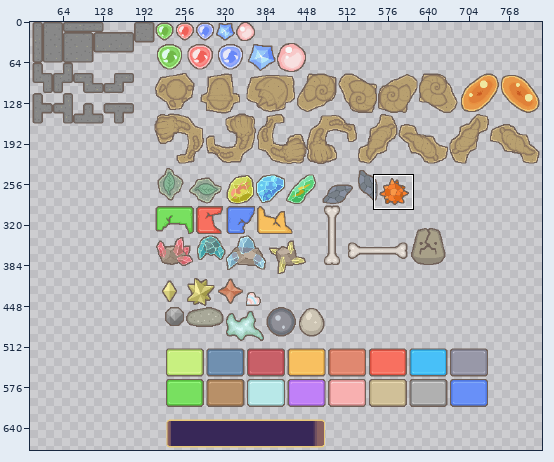
Sprite sheet, stored at src/assets/object_sheet.png. Above: a wide view before the commit, with the close-up outlined.
Close-up. Old version:
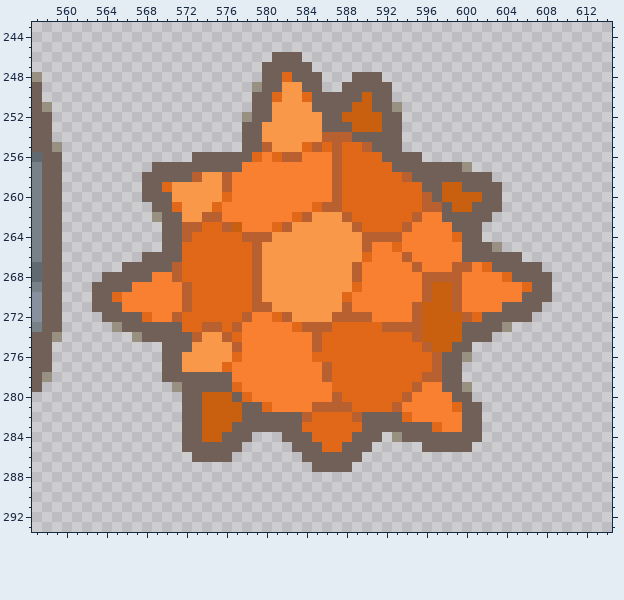
The file is 1024x1024 pixels. Colours within 5 levels of each other are drawn and written as one. Shown: x 557..614, y 243..293. The wide view leaves out empty margins.
After:
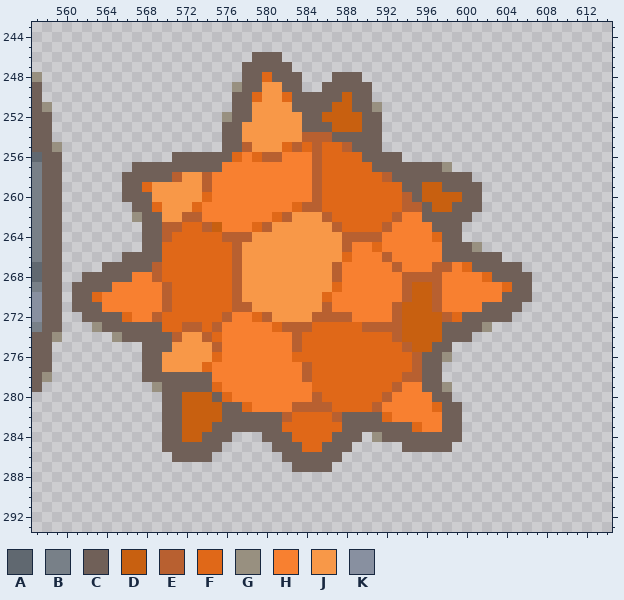
Palette (. is transparent): A #606870  B #788088  C #706058  D #c86010  E #b86030  F #e06818  G #989080  H #f88030  J #f89848  K #8890a0
From old to new:
Changed rows in their new state; - is an unchanged pixel.
first column x 561:
246 ------------------CC-..-------------------------
247 -----------------CC---..------------------------
248 -----------------CCF-C-..-CC-..-----------------
249 ----------------GCCJJCC..CC---..----------------
250 ----------------CCFJJFCC---D-C..----------------
251 ----------------CCJJ--CC--DDCCG..---------------
252 ---------------GCCJJ---CCDD--CC..---------------
253 ---------------CCJJ----CC-DD-CC..---------------
254 ---------------CCJJ----EE-CC---..---------------
255 ---------------CCEJJ-FE---FECC-..---------------
256 ----------CC----FH-EEHH-EFF--CC--..-------------
257 ------CC-------HH-------EFF---CC-----G..--------
258 -----CC---EJJEHH--------EFF----ECC------..------
259 -----CCFJJ---EHH--------EFF------CCDDCC--..-----
260 -----CC-JJ---FHH--------EFF------ECDD--CC..-----
261 ------CCFJJ-FHH-------FEEFF------EECDDCC-..-----
262 ------GCCJJEEHH-----FEJJ-EFF----EHHCC---..------
263 -------CCEEFFEDHH-FEJJ----EFF--EHH--CC-..-------
264 -------CCEFF---EE-JJ-------EE--HH---FCC..-------
265 -------CCFF-----EJJ--------EHHF-H----CC-G..-----
266 -----CC--FF-----EJJ--------FHH-E-H---CC----..---
267 ---CC---EFF-----EJJ-------EHH---E-H-EEHFCC---..-
268 -CC---HHEFF-----EJJ-------EHH----EE--HH--FCC--..
269 CC--HH---EFF----EJJ-------FHH----EDDEHH----FCC..
270 CCFHH----EFF----EJJ------FHH-----EDDEHH----CC-..
271 CC-HH----EFF----EEJJ-----EHH----EDD-EHH--CC--..-
272 -CC--FHHEFF----EHHFEJJ--EE--HH--EDD--EFCC---..--
273 --GCC----FFEEF-HH---FEE-FF---EE--DD--CC--G..----
274 ----GCC---EJJEFHH-----EFF-------EDD--CC-..------
275 -------CC-JJ--EHH-----EFF--------EDDCC..--------
276 -------CCJJ---FHH-----FF----------ECCG..--------
277 -------CCJJ--FHH-------EFF--------ECC..---------
278 -------CC-----HH-------EFF-------EECC..---------
279 --------GCC---FHH-------FF------EHHCCG..--------
280 ---------CCDD-CFHH------EFF----EHH--CC..--------
281 ---------CCDD--CCFHH--EE--FF--EHH---FCC..-------
282 ---------CCDD--CC----EFF--ECC--FHH---CC..-------
283 ---------CCDD-CC-----FF----CC-----FHHCC..-------
284 ---------CCDDCC-..-CC-FF--CC-.GCC------..-------
285 ---------CC----..---CC-FFCC-..---CC---..--------
286 ----------CC--..-----CC----..-------------------
287 ----------------------CC--..--------------------
